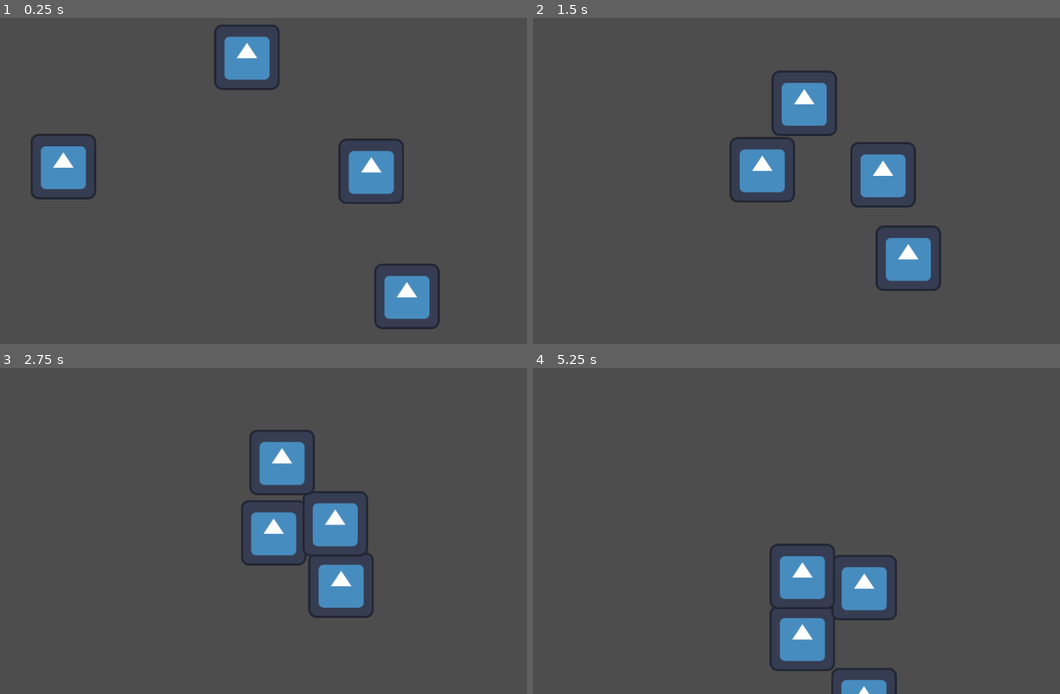
Above: before the commit, frames 1-4 (two rows, left to right).
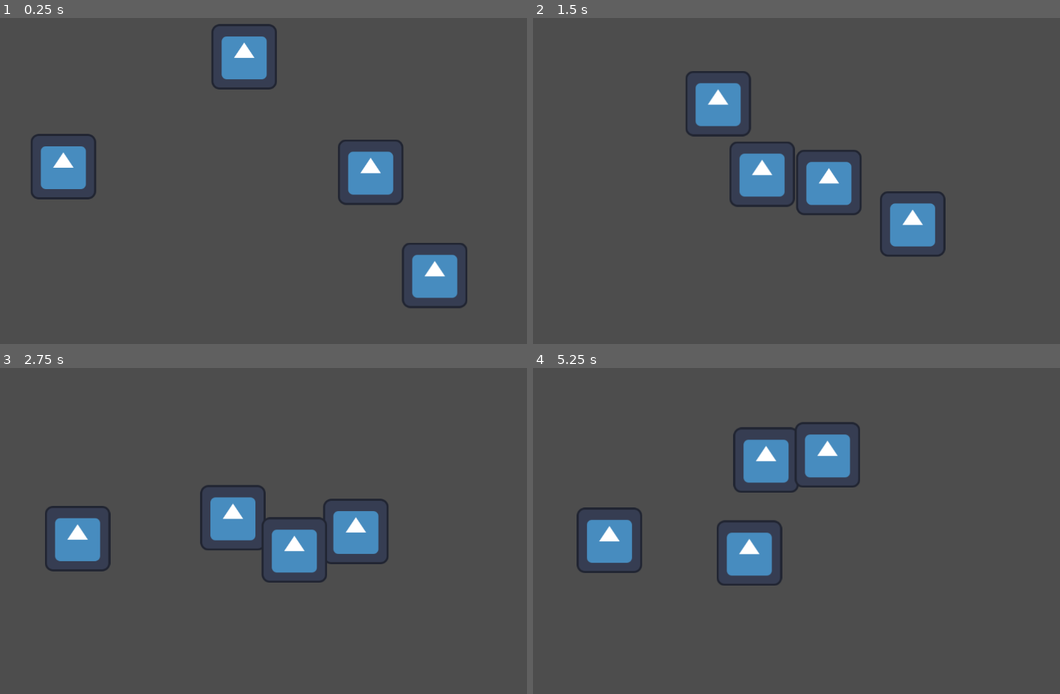
Above: after the commit, the same moments.

Repository: UVCity/CS499-Beehave-Godot-Addon-Experement
Game: Godot game, scene res://src/Scenes/main.tscn
Same seed, same stepped clock (60 frames per second), same inputs: the game is played once before the commit and once after it. The engine's default icon, where the game draws it, is replaced by a stand-in: a white triangle on a blue panel in a dark square.
Inputs:
- Up to frame 1 (0.25 s): no input
- Up to frame 2 (1.5 s): no input
- Up to frame 3 (2.75 s): no input
- Up to frame 4 (5.25 s): no input

The runs differ from the first frame. In frame 1, 3.3% of the frame differs, in the area x 40-89%, y 1-96%; in frame 2, 8.7%; in frame 3, 9.2%; in frame 4, 11%, in the area x 8-70%, y 16-100%.

Commit message:
Add Find And Move To Location Behavior

Diff:
--- a/src/Nodes/Beehaviors/PlayingTag.tscn
+++ b/src/Nodes/Beehaviors/PlayingTag.tscn
@@ -6,6 +6,7 @@
 [ext_resource type="Script" path="res://src/Nodes/Beehaviors/gdScripts/hunter.gd" id="4_ivxnc"]
 [ext_resource type="Script" path="res://src/Nodes/Beehaviors/gdScripts/tagged.gd" id="6_bmbmx"]
 [ext_resource type="Script" path="res://src/Nodes/Beehaviors/gdScripts/hidden.gd" id="6_cicq2"]
+[ext_resource type="Script" path="res://src/Nodes/Beehaviors/gdScripts/find.gd" id="7_ikfte"]
 [ext_resource type="Script" path="res://src/Nodes/Beehaviors/gdScripts/runner.gd" id="8_rkk2r"]
 
 [node name="PlayingTag" type="Node"]
@@ -29,5 +30,8 @@
 [node name="Hidden" type="Node" parent="Am I It ?/NotIt"]
 script = ExtResource("6_cicq2")
 
-[node name="Runner" type="Node" parent="Am I It ?/NotIt"]
+[node name="Pick Location" type="Node" parent="Am I It ?/NotIt"]
+script = ExtResource("7_ikfte")
+
+[node name="To Run To" type="Node" parent="Am I It ?/NotIt"]
 script = ExtResource("8_rkk2r")
--- /dev/null
+++ b/src/Nodes/Beehaviors/gdScripts/find.gd
@@ -0,0 +1,20 @@
+extends ActionLeaf
+
+
+func tick(_runner , _blackboard):
+
+	var runner_nav: NavigationAgent2D = _get_node_nav(_runner)
+	runner_nav.set_target_position( _random_direction() )
+	return SUCCESS
+
+func _get_node_nav(node: Node):
+	for child in node.get_children():
+		if child is NavigationAgent2D:
+			return child
+
+func _random_direction()-> Vector2:
+	var screen = get_viewport().get_visible_rect().size
+	var rng = RandomNumberGenerator.new()
+	var rndX = rng.randi_range(0, screen.x)
+	var rndY = rng.randi_range(0, screen.y)
+	return Vector2(rndX,rndY)
--- a/src/Nodes/Beehaviors/gdScripts/hidden.gd
+++ b/src/Nodes/Beehaviors/gdScripts/hidden.gd
@@ -4,10 +4,10 @@
 	var runners: Array[Node] = _blackboard.get_value("runners")
 	var hunter : Node = _blackboard.get_value("hunter")
 
-	print(_runner.name, " says that they are a runner")
+	#print(_runner.name, " says that they are a runner")
 
 	if !runners.has(_runner):
-		print("adding ", _runner.name, " to the runners")
+		#print("adding ", _runner.name, " to the runners")
 		runners.append(_runner)
 		_blackboard.set_value("runners", runners)
 		return RUNNING
@@ -17,7 +17,7 @@
 			print(_runner.name," Is running from ", hunter.name )
 			return SUCCESS
 
-		print(_runner.name," feels safe , hiding from ", hunter.name )
+		#print(_runner.name," feels safe , hiding from ", hunter.name )
 		return FAILURE
 
 # to restart tick return RUNNING
--- a/src/Nodes/Beehaviors/gdScripts/hunter.gd
+++ b/src/Nodes/Beehaviors/gdScripts/hunter.gd
@@ -16,8 +16,8 @@
 	var tagged_ = _successfully_tagged(_hunter, runners);
 
 	if tagged_:
+		_blackboard.set_value("hunter", tagged_)
 		_blackboard.get_value("runners").erase(tagged_)
-		_blackboard.set_value("hunter", tagged_)
 		return FAILURE
 
 # to restart tick return RUNNING
--- a/src/Nodes/Beehaviors/gdScripts/runner.gd
+++ b/src/Nodes/Beehaviors/gdScripts/runner.gd
@@ -2,20 +2,27 @@
 
 func tick(_runner , _blackboard):
 
-	_print_all_(_blackboard.get_value("runners"))
+	#_print_all_(_blackboard.get_value("runners"))
 
 	var runner_nav: NavigationAgent2D = _get_node_nav(_runner)
-	runner_nav.set_target_position(_random_direction())
-	var direction = runner_nav.get_next_path_position() - _runner.global_position
-	direction = direction.normalized()
-	_runner.velocity = _runner.velocity.lerp(direction*300, .01)
-	_runner.move_and_slide()
+	var gos = runner_nav.get_next_path_position()
+	var pos = _runner.global_position
 
+	if (_runner != _blackboard.get_value("hunter")):
+		if roundi(pos[0]) != roundi(gos[0]) :
 
-	if successfully_escaped():
+			#print( _runner.name ," is at ", pos , " trying to get to ", gos)
+
+			var direction = runner_nav.get_next_path_position() - _runner.global_position
+			direction = direction.normalized()
+			_runner.velocity = _runner.velocity.lerp(direction*300, .01)
+			_runner.move_and_slide()
+
+			return RUNNING
+
 		return SUCCESS
 
-	return RUNNING
+	return FAILURE
 
 
 
@@ -26,17 +33,7 @@
 
 	print(" All Runners : ",names,"\n")
 
-func successfully_escaped():
-	return true
-
 func _get_node_nav(node: Node):
 	for child in node.get_children():
 		if child is NavigationAgent2D:
 			return child
-
-func _random_direction()-> Vector2:
-	var screen = get_viewport().get_visible_rect().size
-	var rng = RandomNumberGenerator.new()
-	var rndX = rng.randi_range(0, screen.x)
-	var rndY = rng.randi_range(0, screen.y)
-	return Vector2(rndX,rndY)
--- a/src/Scenes/main.tscn
+++ b/src/Scenes/main.tscn
@@ -1,25 +1,49 @@
-[gd_scene load_steps=6 format=3 uid="uid://b3rtg1n2pymll"]
+[gd_scene load_steps=8 format=3 uid="uid://b3rtg1n2pymll"]
 
 [ext_resource type="Script" path="res://addons/beehave/blackboard.gd" id="1_j0ib2"]
 [ext_resource type="PackedScene" uid="uid://bqmfi8sirxblx" path="res://src/Nodes/Beehaviors/PlayingTag.tscn" id="2_pcv43"]
 [ext_resource type="Texture2D" uid="uid://cd7qjjpkueah0" path="res://icon.svg" id="3_e8w0i"]
 
+[sub_resource type="RectangleShape2D" id="RectangleShape2D_hysyj"]
+size = Vector2(1152, 235)
+
+[sub_resource type="RectangleShape2D" id="RectangleShape2D_gh4fr"]
+size = Vector2(198, 859)
+
 [sub_resource type="NavigationPolygon" id="NavigationPolygon_047ho"]
-vertices = PackedVector2Array(486, 202, 292, -9, 1150, -6, 1156, 641, 2, 640, 3, -9, 471, 218, 260, -9)
-polygons = Array[PackedInt32Array]([PackedInt32Array(0, 1, 2, 3), PackedInt32Array(3, 4, 5, 6), PackedInt32Array(6, 0, 3), PackedInt32Array(6, 5, 7)])
-outlines = Array[PackedVector2Array]([PackedVector2Array(486, 202, 292, -9, 1150, -6, 1156, 641, 2, 640, 3, -9, 260, -9, 471, 218)])
+vertices = PackedVector2Array(1150, -6, 1156, 641, 2, 640, 3, -9)
+polygons = Array[PackedInt32Array]([PackedInt32Array(0, 1, 2, 3)])
+outlines = Array[PackedVector2Array]([PackedVector2Array(1150, -6, 1156, 641, 2, 640, 3, -9)])
 
 [sub_resource type="RectangleShape2D" id="RectangleShape2D_pv31l"]
 size = Vector2(120, 120)
 
 [node name="Game of Tag" type="Node2D"]
 
+[node name="WorldSpace" type="Area2D" parent="."]
+
+[node name="CollisionShape2D" type="CollisionShape2D" parent="WorldSpace"]
+position = Vector2(568, -120)
+shape = SubResource("RectangleShape2D_hysyj")
+
+[node name="CollisionShape2D2" type="CollisionShape2D" parent="WorldSpace"]
+position = Vector2(575, 769)
+shape = SubResource("RectangleShape2D_hysyj")
+
+[node name="CollisionShape2D3" type="CollisionShape2D" parent="WorldSpace"]
+position = Vector2(1229, 358)
+shape = SubResource("RectangleShape2D_gh4fr")
+
+[node name="CollisionShape2D4" type="CollisionShape2D" parent="WorldSpace"]
+position = Vector2(-97, 373)
+shape = SubResource("RectangleShape2D_gh4fr")
+
+[node name="SceneNavigation" type="NavigationRegion2D" parent="WorldSpace"]
+position = Vector2(-2, 9)
+navigation_polygon = SubResource("NavigationPolygon_047ho")
+
 [node name="SceneBlackboard" type="Node" parent="."]
 script = ExtResource("1_j0ib2")
-
-[node name="SceneNavigation" type="NavigationRegion2D" parent="."]
-position = Vector2(-2, 9)
-navigation_polygon = SubResource("NavigationPolygon_047ho")
 
 [node name="Player 1" type="CharacterBody2D" parent="."]
 position = Vector2(64, 300)
@@ -39,7 +63,7 @@
 [node name="Navigation" type="NavigationAgent2D" parent="Player 1"]
 
 [node name="Player 2" type="CharacterBody2D" parent="."]
-position = Vector2(797, 557)
+position = Vector2(853, 517)
 metadata/_edit_group_ = true
 
 [node name="PlayingTag" parent="Player 2" node_paths=PackedStringArray("blackboard") instance=ExtResource("2_pcv43")]
Not shown: 1 places in src/Nodes/Beehaviors/PlayingTag.tscn that only renumber resources
